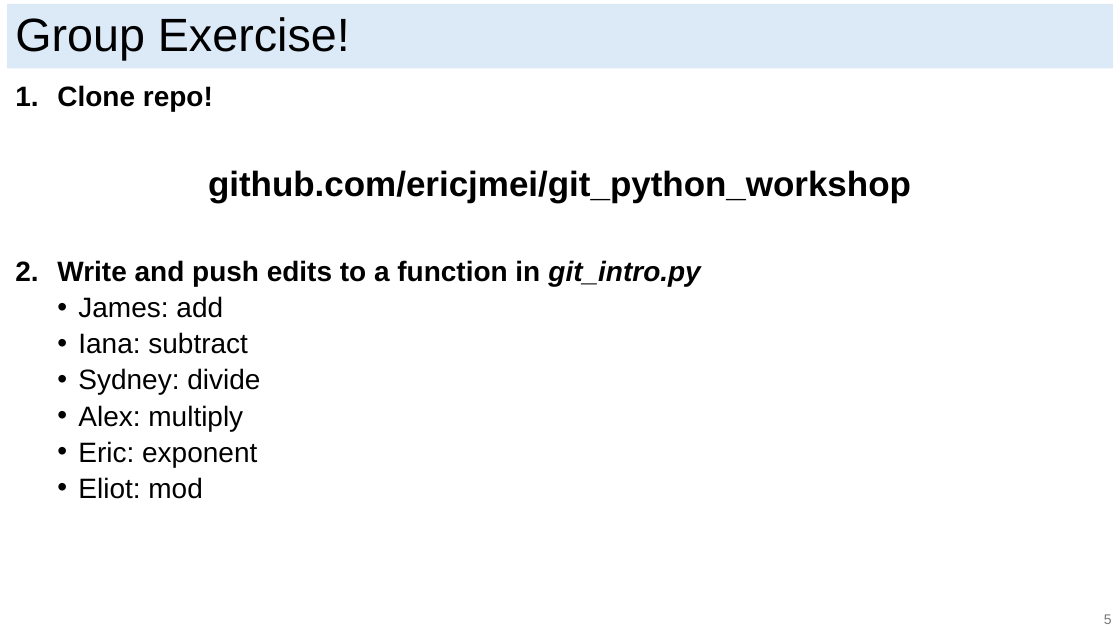
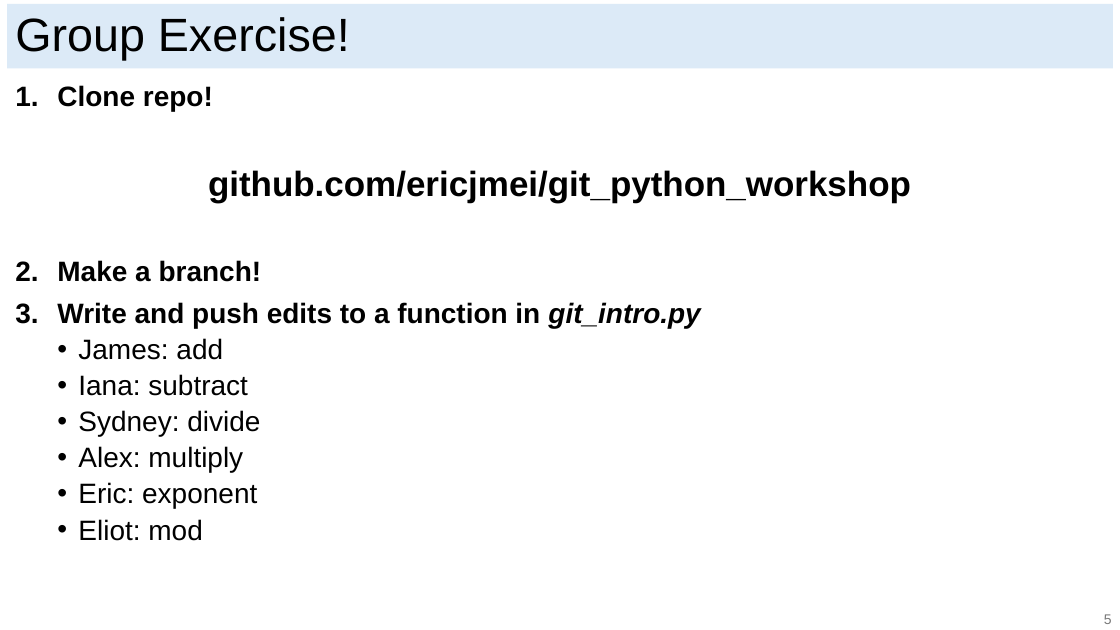
Before and after one commit to ericjmei/git_python_workshop, a slide deck: slide 8 of slides/git_slides.pptx. Drawn at 1120x630 pixels with LibreOffice and Linux fonts; fonts in the diff are those of the drawing. Boxes give left, top, right and bottom in pixels: in the first picture for what was removed or moved away, otherwise in the second. Text is boxed around its words. In the diff, an @@ line names an element or a change of style, - is before the commit and + after.

```diff
--- a/slides/git_slides.pptx
+++ b/slides/git_slides.pptx
@@ text at (57, 260, 262, 282): paragraph added @@
+2. Make a branch!
```
Also in this commit, not shown: 2 other slides changed, 4 other files.
